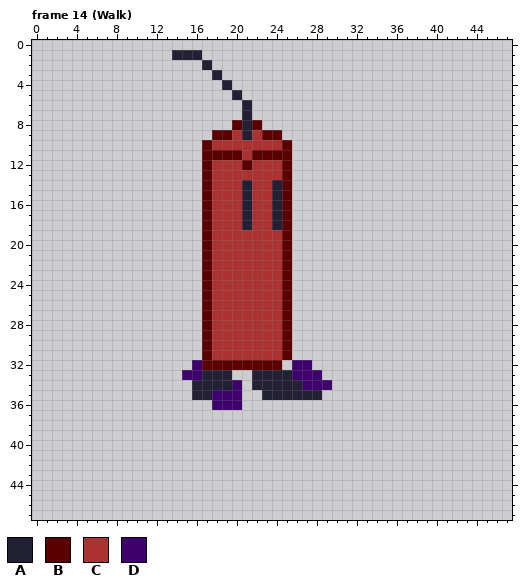
Pixel-art file, stored at Sprites/Mecherito.aseprite. The picture above is the old version.
48x48 pixels, 40 frames. Shown: frame 14 (Walk). The commit also changed other frames, which this record leaves out.
Palette (. is transparent): A #222034  B #5b0000  C #ac3232  D #3f006e
Pixels before, frame 14 (Walk), first column x 14:
 1 AAA.............
 2 ...A............
 3 ....A...........
 4 .....A..........
 5 ......A.........
 6 .......A........
 7 .......A........
 8 ......BAB.......
 9 ....BBCACBB.....
10 ...BCCCCCCCB....
11 ...BBBBCBBBB....
12 ...BCCCBCCCB....
13 ...BCCCCCCCB....
14 ...BCCCACCAB....
15 ...BCCCACCAB....
16 ...BCCCACCAB....
17 ...BCCCACCAB....
18 ...BCCCACCAB....
19 ...BCCCCCCCB....
20 ...BCCCCCCCB....
21 ...BCCCCCCCB....
22 ...BCCCCCCCB....
23 ...BCCCCCCCB....
24 ...BCCCCCCCB....
25 ...BCCCCCCCB....
26 ...BCCCCCCCB....
27 ...BCCCCCCCB....
28 ...BCCCCCCCB....
29 ...BCCCCCCCB....
30 ...BCCCCCCCB....
31 ...BCCCCCCCB....
32 ..DBBBBBBBB.DD..
33 .DDAAA..AAAADDD.
34 ..AAAAD.AAAAADDD
35 ..AADDD..AAAAAA.
36 ....DDD.........
Once edited:
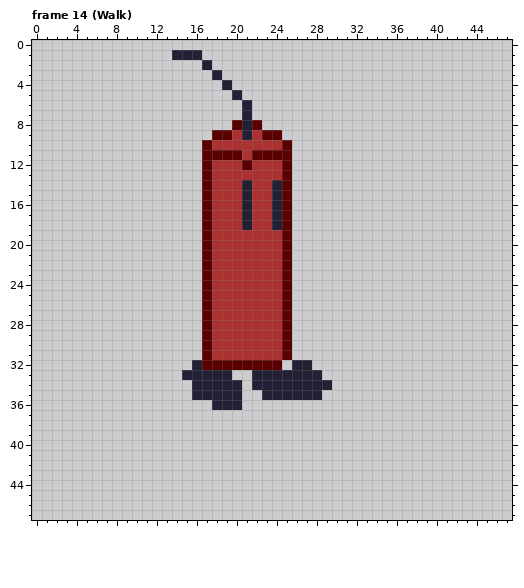
Log entry: mecherito sprite fix and blink shader time constant
Changes in this commit:
Frame 14 (Walk):
y 32: x 16 D -> A; x 26..27 DD -> AA
y 33: x 15..16 DD -> AA; x 26..28 DDD -> AAA
y 34: x 20 D -> A; x 27..29 DDD -> AAA
y 35..36: x 18..20 DDD -> AAA
Boxes around the changes in both pictures, in picture pixels (x1, y1, x2, y2):
changed: (182, 360, 242, 410)
changed: (292, 360, 332, 390)
